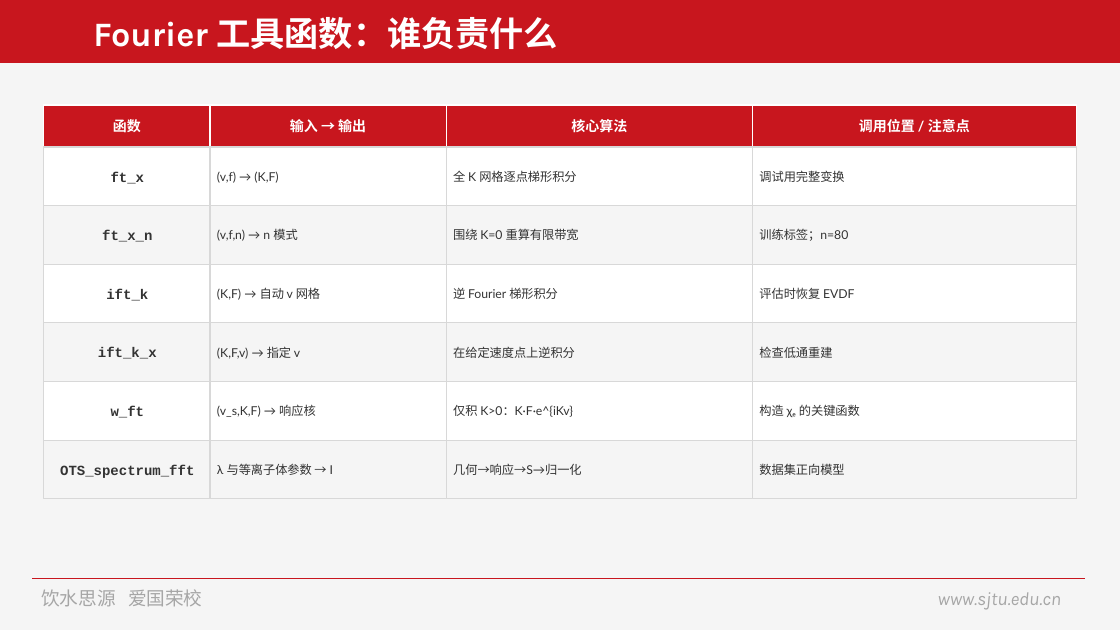
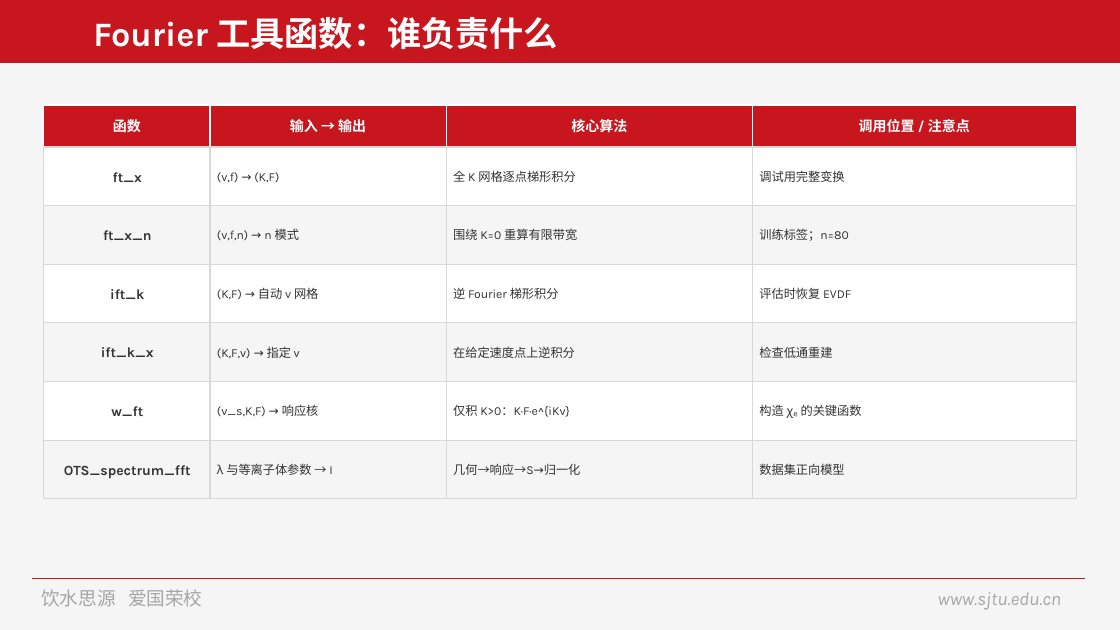
Before and after one commit to sharon2467/ots, a slide deck: slide 15 of outputs/OTS代码结构说明.pptx. Drawn at 1120x630 pixels with LibreOffice and Linux fonts; fonts in the diff are those of the drawing; background and template pictures are left out. Boxes give left, top, right and bottom in pixels: in the first picture for what was removed or moved away, otherwise in the second. Text is boxed around its words. In the diff, an @@ line names an element or a change of style, - is before the commit and + after.

```diff
--- a/outputs/OTS代码结构说明.pptx
+++ b/outputs/OTS代码结构说明.pptx
@@ font Courier New to Karla in 6 elements at <box>44,147,210,206</box>, <box>44,206,210,265</box>, <box>44,265,210,323</box>, <box>44,323,210,381</box>, <box>44,381,210,440</box>, <box>44,440,210,499</box> @@
@@ font Lato to Karla in 15 elements at <box>753,105,1076,147</box>, <box>210,147,446,206</box>, <box>446,147,753,206</box>, <box>210,206,446,265</box>, <box>446,206,753,265</box>, <box>753,206,1076,265</box>, <box>210,265,446,323</box>, <box>446,265,753,323</box>, <box>753,265,1076,323</box>, <box>210,323,446,381</box>, <box>210,381,446,440</box>, <box>446,381,753,440</box>, <box>753,381,1076,440</box>, <box>210,440,446,499</box>, <box>446,440,753,499</box> @@
```
Also in this commit, not shown: 25 other slides changed, 3 other files.
